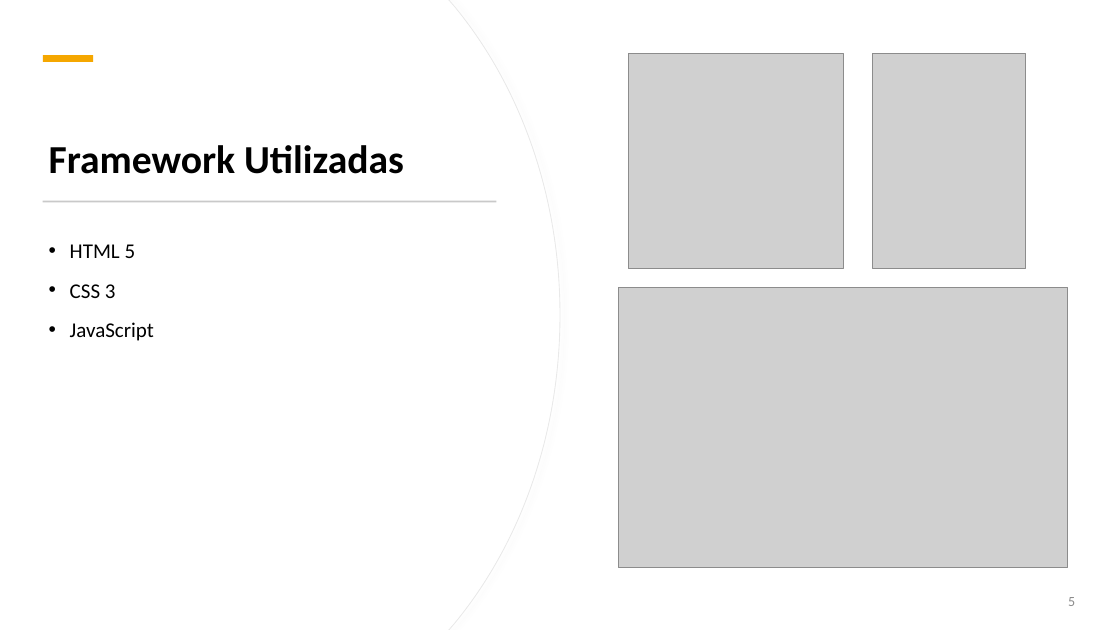
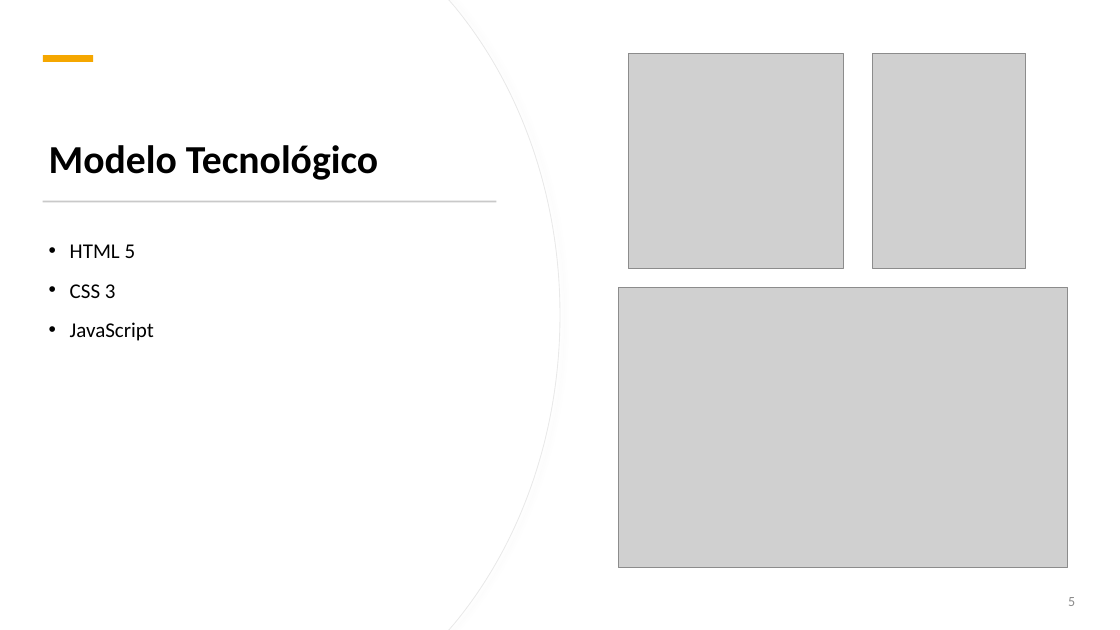
Before and after one commit to Gongas1331/FitLink, a slide deck: slide 5 of apresentações/Apresentação3.pptx. Drawn at 1120x630 pixels with LibreOffice and Linux fonts; fonts in the diff are those of the drawing; grey boxes stand for pictures. Boxes give left, top, right and bottom in pixels: in the first picture for what was removed or moved away, otherwise in the second. Text is boxed around its words. In the diff, an @@ line names an element or a change of style, - is before the commit and + after.

```diff
--- a/apresentações/Apresentação3.pptx
+++ b/apresentações/Apresentação3.pptx
@@ title at [49,145,378,180]: text changed @@
-Framework Utilizadas
+Modelo Tecnológico
```
Also in this commit, not shown: 1 other slide changed, 3 other files.
